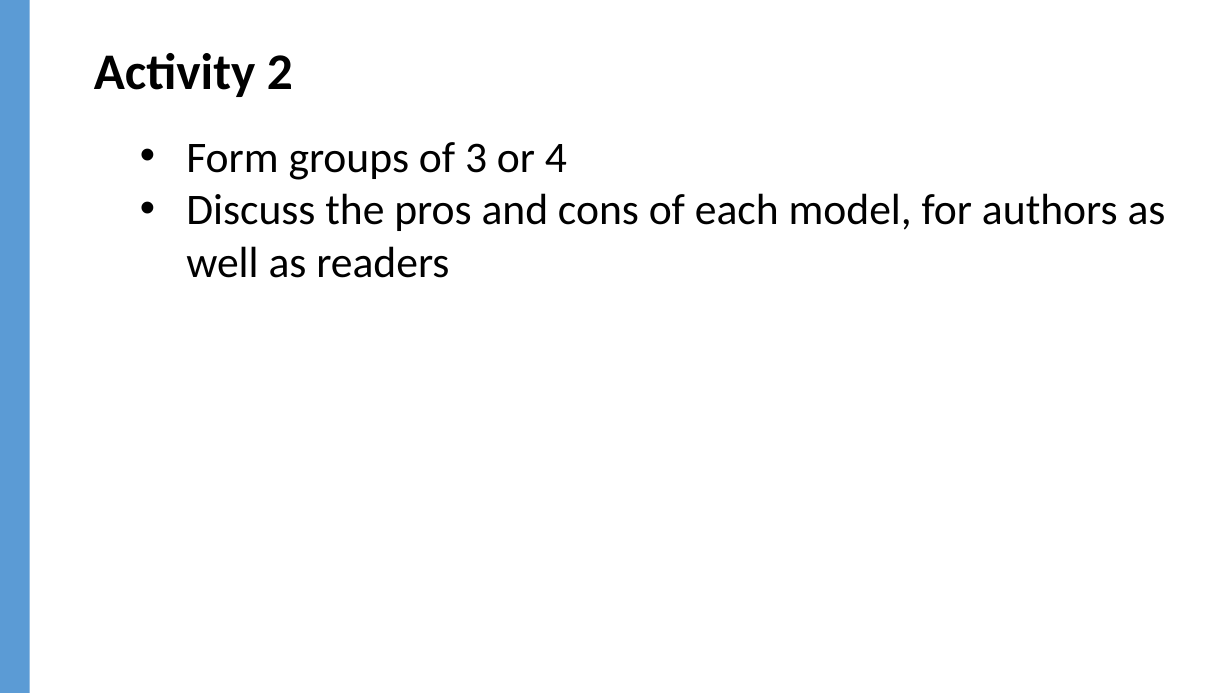
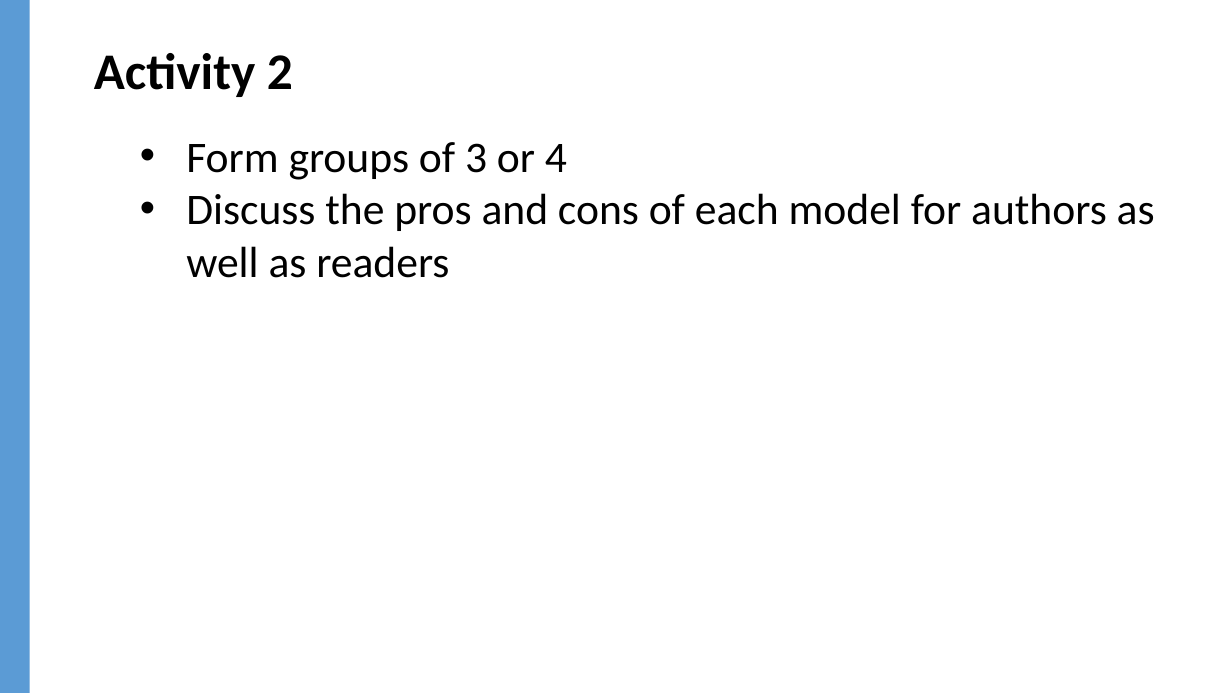
Before and after one commit to jylisadoney/jylisadoney.github.io, a slide deck: slide 16 of media/JylisaDoney_ACRL-ScholarlyCommunicationsCookbook_KeyIngredients.pptx. Drawn at 1232x693 pixels with LibreOffice and Linux fonts; fonts in the diff are those of the drawing; background and template pictures are left out. Boxes give left, top, right and bottom in pixels: in the first picture for what was removed or moved away, otherwise in the second. Text is boxed around its words. In the diff, an @@ line names an element or a change of style, - is before the commit and + after.

```diff
--- a/media/JylisaDoney_ACRL-ScholarlyCommunicationsCookbook_KeyIngredients.pptx
+++ b/media/JylisaDoney_ACRL-ScholarlyCommunicationsCookbook_KeyIngredients.pptx
@@ text at [186, 193, 1155, 278]: text changed @@
-• Discuss the pros and cons of each model, for authors as well as readers
+• Discuss the pros and cons of each model for authors as well as readers
```
Also in this commit, not shown: 23 other slides changed, 1 other file.
